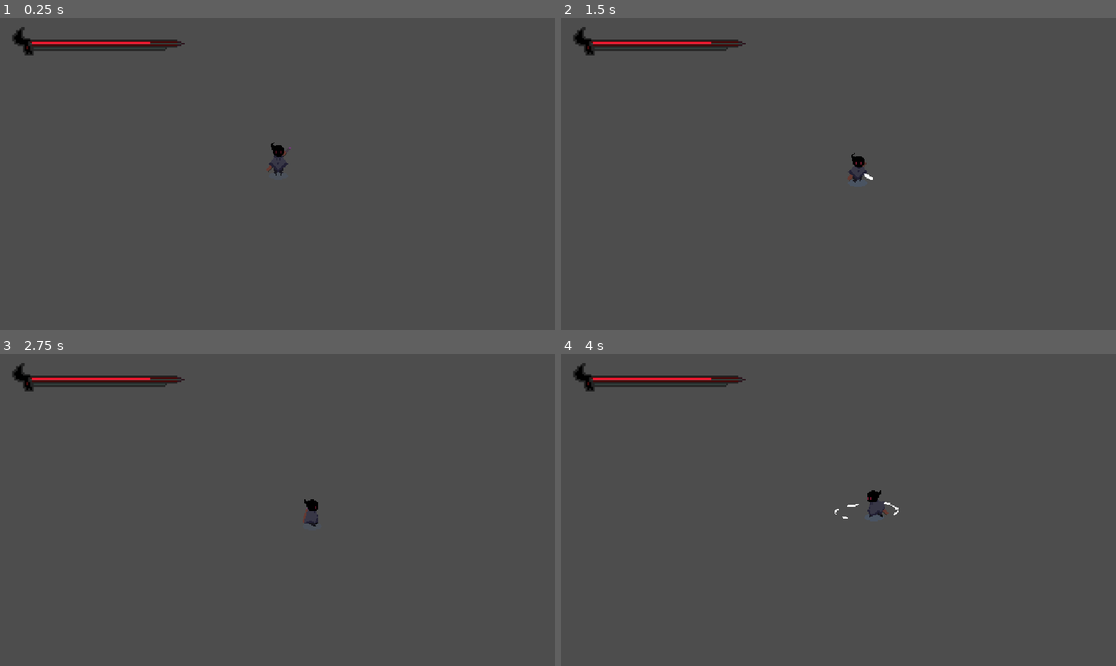
Above: before the commit, frames 1-4 (two rows, left to right).
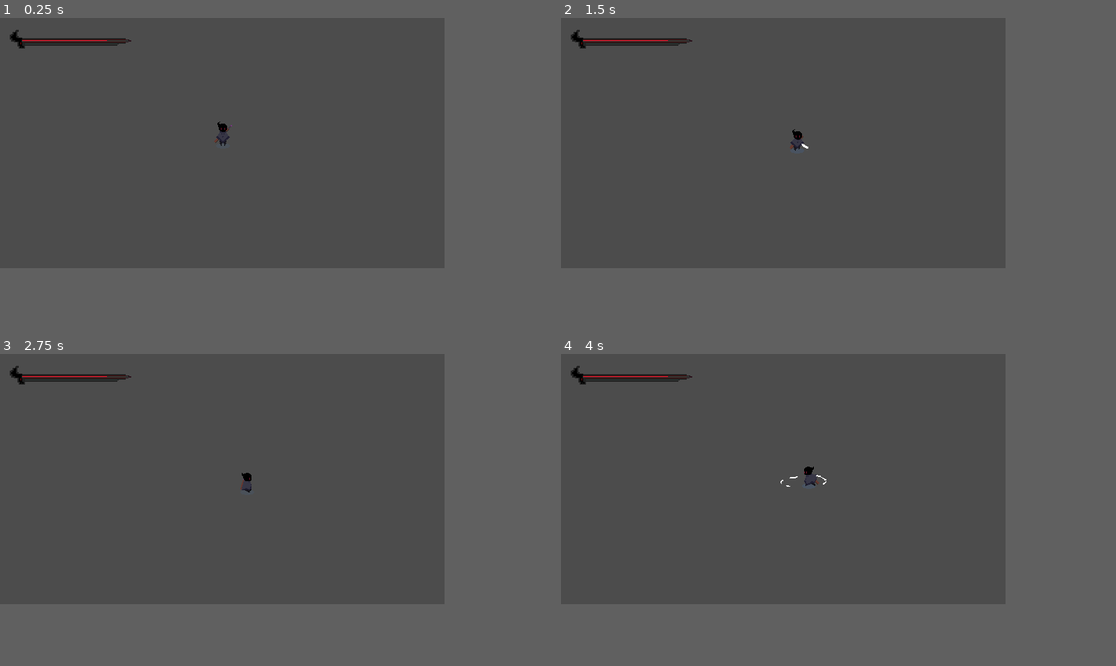
Above: after the commit, the same moments.

Repository: OpaaL1/shadow_gate_rpg
Game: Godot game, scene res://Scene/player.tscn
Same seed, same stepped clock (60 frames per second), same inputs: the game is played once before the commit and once after it.
Inputs (mouse positions are in pixels of both pictures, inside the frame that each line leads up to):
- Up to frame 1 (0.25 s): no input
- Up to frame 2 (1.5 s): move the mouse to (960, 158) at 0.52 s; hold D (ui_right) 0.53-1.28 s; click (960, 158) at 0.6 s; move the mouse to (727, 189) at 1.27 s; hold S (ui_down) from 1.28 s (still down); click (727, 189) at 1.35 s
- Up to frame 3 (2.75 s): move the mouse to (333, 441) at 2.02 s; release S (ui_down) at 2.03 s; hold D (ui_right) from 2.03 s (still down); click (333, 441) at 2.1 s
- Up to frame 4 (4 s): move the mouse to (810, 572) at 2.77 s; release D (ui_right) at 2.78 s; hold W (ui_up) 2.78-3.53 s; click (810, 572) at 2.85 s; move the mouse to (1005, 556) at 3.52 s; hold A (ui_left) from 3.53 s (still down); click (1005, 556) at 3.6 s
In our replay, the window is 799x449 before the commit and 640x360 after it. These sizes can differ from the game's own. Grey fills any space a smaller window leaves; there, only what the larger window draws over its background counts as a difference.

The runs differ from the first frame. In frame 1, 1.4% of the frame differs, in the area x 1-53%, y 2-51%; in frame 2, 1.4%; in frame 3, 1.3%; in frame 4, 1.4%, in the area x 1-61%, y 2-53%.

Commit message:
memperbaiki resolusi

Diff:
--- a/Scene/big_k.tscn
+++ b/Scene/big_k.tscn
@@ -379,12 +379,13 @@
 anchor_top = 1.0
 anchor_right = 0.5
 anchor_bottom = 1.0
-offset_left = -150.0
-offset_top = -32.0
-offset_right = 151.0
-offset_bottom = -28.0
+offset_left = -96.0
+offset_top = -22.0
+offset_right = 97.0
+offset_bottom = -20.0
 grow_horizontal = 2
 grow_vertical = 0
+size_flags_vertical = 8
 max_value = 150.0
 
 [connection signal="body_entered" from="detection_area" to="." method="_on_area_2d_body_entered"]
--- a/Scene/healtbar.tscn
+++ b/Scene/healtbar.tscn
@@ -22,6 +22,7 @@
 bg_color = Color(0.8431838, 0.8431839, 0.84318364, 1)
 
 [node name="Healtbar" type="ProgressBar"]
+offset_top = 2.0
 offset_right = 240.0
 offset_bottom = 4.0
 theme = SubResource("Theme_xsag0")
--- a/Scene/player.tscn
+++ b/Scene/player.tscn
@@ -751,12 +751,15 @@
 "speed": 5.0
 }]
 
+[sub_resource type="StyleBoxEmpty" id="StyleBoxEmpty_ivevv"]
+
 [node name="player" type="CharacterBody2D"]
 y_sort_enabled = true
 script = ExtResource("1_y8w33")
 
 [node name="AnimatedSprite2D" type="AnimatedSprite2D" parent="."]
-position = Vector2(1, -14)
+texture_filter = 1
+position = Vector2(1, -12)
 sprite_frames = SubResource("SpriteFrames_71nu8")
 animation = &"up_attack"
 
@@ -769,11 +772,10 @@
 disabled = true
 
 [node name="CollisionShape2D" type="CollisionShape2D" parent="."]
-position = Vector2(0, -5)
+position = Vector2(1, -5)
 shape = SubResource("CapsuleShape2D_y8w33")
 
 [node name="Camera2D" type="Camera2D" parent="."]
-position_smoothing_enabled = true
 drag_horizontal_enabled = true
 drag_vertical_enabled = true
 
@@ -791,15 +793,16 @@
 [node name="CanvasLayer" type="CanvasLayer" parent="."]
 
 [node name="AnimatedSprite2D" type="AnimatedSprite2D" parent="CanvasLayer"]
-position = Vector2(116, 17.5)
-scale = Vector2(1.84375, 1.65625)
+position = Vector2(114.99999, 24.499998)
+scale = Vector2(1.7968749, 1.53125)
 sprite_frames = SubResource("SpriteFrames_vwcqk")
 
 [node name="Healtbar" parent="CanvasLayer" instance=ExtResource("5_r6jsd")]
-offset_left = 33.0
-offset_top = 25.0
-offset_right = 187.0
-offset_bottom = 27.0
+offset_left = 32.0
+offset_top = 32.0
+offset_right = 185.0
+offset_bottom = 33.0
+theme_override_styles/background = SubResource("StyleBoxEmpty_ivevv")
 
 [connection signal="area_entered" from="AnimatedSprite2D/SwordHit" to="." method="_on_sword_hit_area_entered"]
 [connection signal="animation_finished" from="AnimationPlayer" to="." method="_on_animation_player_animation_finished"]
--- a/Scene/world.tscn
+++ b/Scene/world.tscn
@@ -267,36 +267,36 @@
 physics_layer_0/collision_layer = 1
 sources/0 = SubResource("TileSetAtlasSource_dlwip")
 
-[node name="world" type="Node2D" unique_id=667395558]
+[node name="world" type="Node2D"]
 y_sort_enabled = true
 
-[node name="dasar" type="TileMapLayer" parent="." unique_id=532713986]
+[node name="dasar" type="TileMapLayer" parent="."]
 use_parent_material = true
 position = Vector2(-96, -97)
 tile_map_data = PackedByteArray("AAAGAAYAAAACAAMAAAAGAAcAAAACAAMAAAAGAAgAAAACAAMAAAAGAAkAAAACAAMAAAAGAAoAAAACAAMAAAAGAA …(19776 unchanged characters)…
 tile_set = SubResource("TileSet_ejll3")
 
-[node name="bawah2" type="TileMapLayer" parent="." unique_id=124812175]
+[node name="bawah2" type="TileMapLayer" parent="."]
 use_parent_material = true
 position = Vector2(-96, -97)
 tile_map_data = PackedByteArray("AAAGAB0AAAACAAoAAAAGAB4AAAACAAoAAAAGAB8AAAACAAoAAAAGACAAAAACAAoAAAAGACEAAAACAAoAAAAHAB …(4944 unchanged characters)…
 tile_set = SubResource("TileSet_ejll3")
 
-[node name="Efek" type="TileMapLayer" parent="." unique_id=1535117976]
+[node name="Efek" type="TileMapLayer" parent="."]
 use_parent_material = true
 position = Vector2(-87, -90)
 tile_map_data = PackedByteArray("AAAUAAYAAAACABYAAAAUAAcAAAACABcAAAAVAAYAAAADABYAAAAVAAcAAAADABcAAAAWAAYAAAAEABYAAAAWAA …(416 unchanged characters)…
 tile_set = SubResource("TileSet_ejll3")
 
-[node name="pinggiran2" type="TileMapLayer" parent="." unique_id=1203897193]
+[node name="pinggiran2" type="TileMapLayer" parent="."]
 y_sort_enabled = true
 use_parent_material = true
 position = Vector2(-96, -97)
 tile_map_data = PackedByteArray("AAAGAAYAAAAIAAIAAAAGAAcAAAAIAAQAAAAGAAgAAAAIAAQAAAAGAAkAAAAIAAQAAAAGAAoAAAAIAAQAAAAGAA …(2320 unchanged characters)…
 tile_set = SubResource("TileSet_ejll3")
 
-[node name="player" parent="." unique_id=840286786 instance=ExtResource("2_dlwip")]
-position = Vector2(172, 206)
-
-[node name="BigK" parent="." unique_id=1937749788 instance=ExtResource("3_ejll3")]
+[node name="BigK" parent="." instance=ExtResource("3_ejll3")]
 position = Vector2(338, 232)
+
+[node name="player" parent="." instance=ExtResource("2_dlwip")]
+position = Vector2(164, 205)
--- a/project.godot
+++ b/project.godot
@@ -16,7 +16,7 @@
 
 config/name="Shadow Gate RPG"
 run/main_scene="uid://bsrr8yqfhvut7"
-config/features=PackedStringArray("4.6", "Forward Plus")
+config/features=PackedStringArray("4.5", "Forward Plus")
 config/icon="res://icon.svg"
 
 [autoload]
@@ -25,7 +25,11 @@
 
 [display]
 
-window/stretch/scale=2.0
+window/size/viewport_width=640
+window/size/viewport_height=360
+window/size/borderless=true
+window/stretch/mode="canvas_items"
+window/stretch/aspect="expand"
 
 [input]
 
@@ -243,3 +247,13 @@
 [rendering]
 
 textures/canvas_textures/default_texture_filter=0
+viewport/hdr_2d=true
+2d/snap/snap_2d_transforms_to_pixel=true
+2d/snap/snap_2d_vertices_to_pixel=true
+2d/hdr_2d=false
+2d/canvas_textures/default_texture_filter=0
+2d/stretch/scale_mode="fractional"
+2d/stretch/mode="disabled"
+2d/size/mode=0
+2d/size/viewport_height=648
+2d/size/viewport_width=1152
Not shown: 1 places in Main_menu.tscn that only renumber resources
Not shown, changed: Scene/Menu_utama.tscn
Not shown: 1 places in Scene/player.tscn that only renumber resources
Not shown: 1 places in Scene/world.tscn that only renumber resources
Renamed: Scene/menu_utama.gd -> menu_utama.gd
Renamed: Scene/menu_utama.gd.uid -> menu_utama.gd.uid
